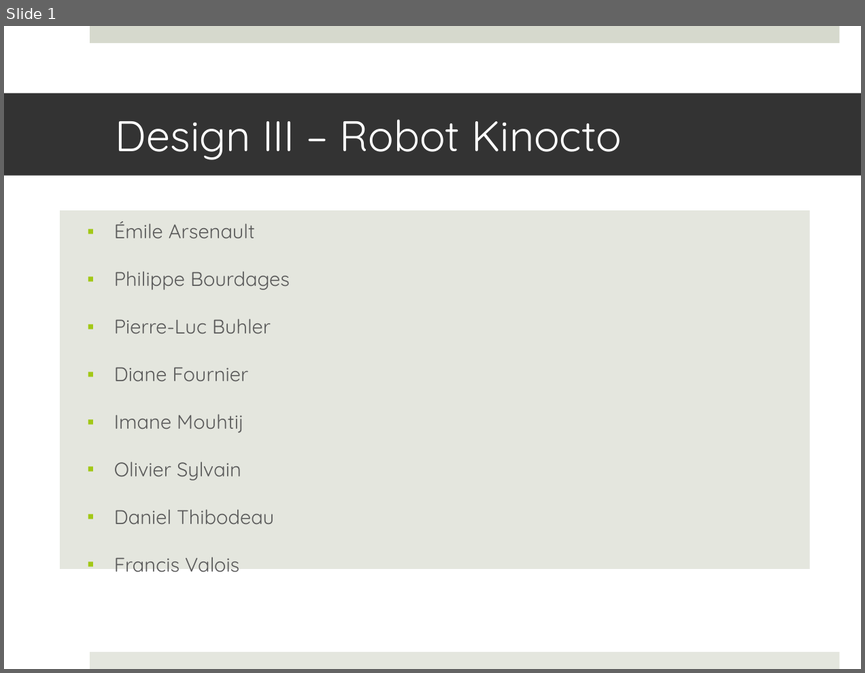
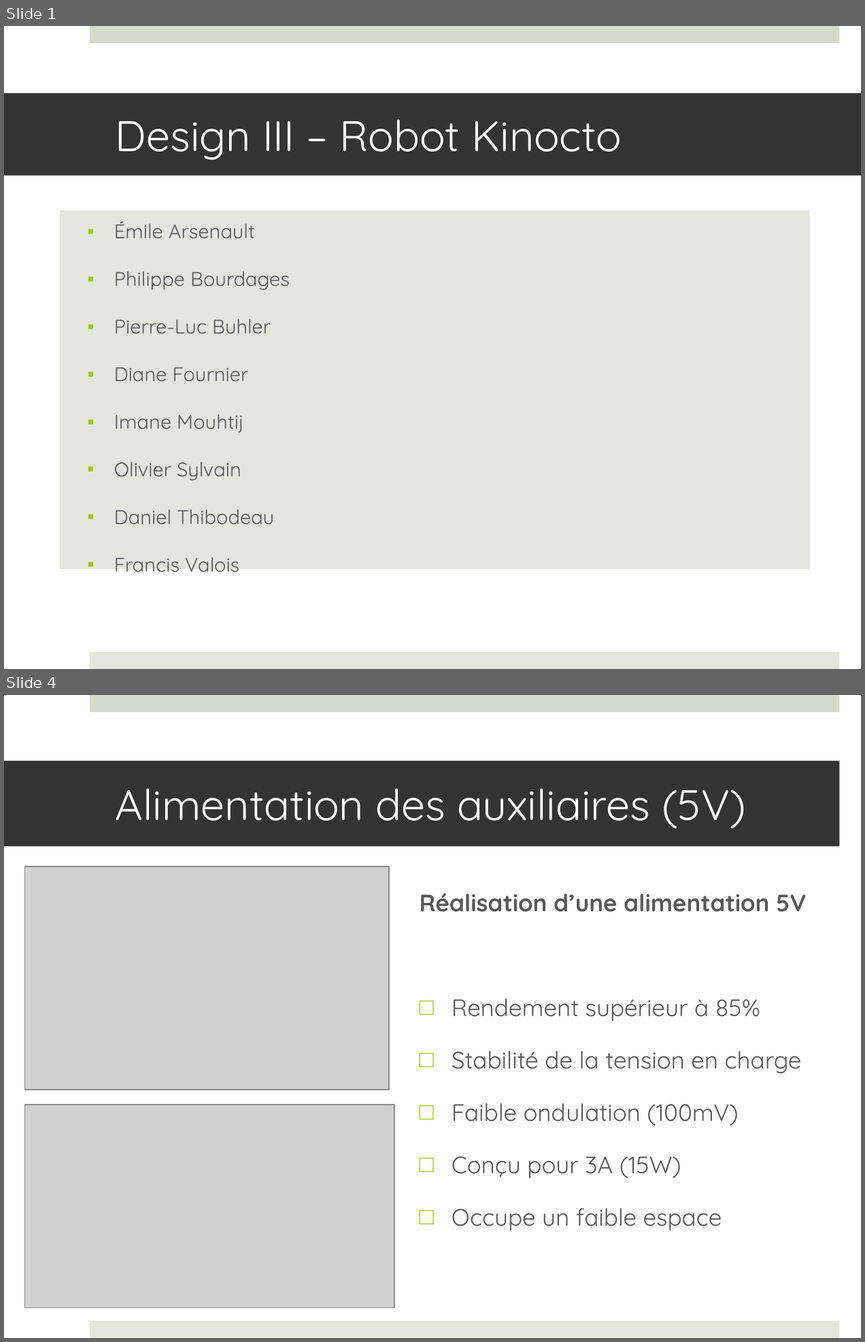
Before and after one commit to francisvalois/design3, a slide deck: reports/presentation/kinocto.pptx. Shown one above the other, each under a label of ours: slide 1 before the commit, slides 1 and 4 after it; the slides between them are not shown. The pictures are 865x673 and 865x1342 pixels, drawn with LibreOffice and Linux fonts; fonts in the diff are those of the drawing; grey boxes stand for pictures. Boxes give left, top, right and bottom in pixels: in the first picture for what was removed or moved away, otherwise in the second. Text is boxed around its words. In the diff, an @@ line names an element or a change of style, - is before the commit and + after.

```diff
--- a/reports/presentation/kinocto.pptx
+++ b/reports/presentation/kinocto.pptx
@@ slide 4 added at [4, 695, 861, 1338], background #FFFFFF; not listed: 2 template elements that a slide beside it also shows @@
@@ title added at [4, 761, 839, 847], fill #333333, 36 pt, text #FFFFFF @@
+Alimentation des auxiliaires (5V)
@@ picture added at [24, 866, 389, 1089] @@
@@ text added at [419, 893, 806, 1230], 20 pt, text #595959 @@
+Réalisation d’une alimentation 5V
+□ Rendement supérieur à 85%
+□ Stabilité de la tension en charge
+□ Faible ondulation (100mV)
+□ Conçu pour 3A (15W)
+□ Occupe un faible espace
@@ picture added at [24, 1104, 394, 1308] @@
```
Also in this commit, not shown: 3 slides changed, 25 other slides added, 4 slides removed, 3 other files.
